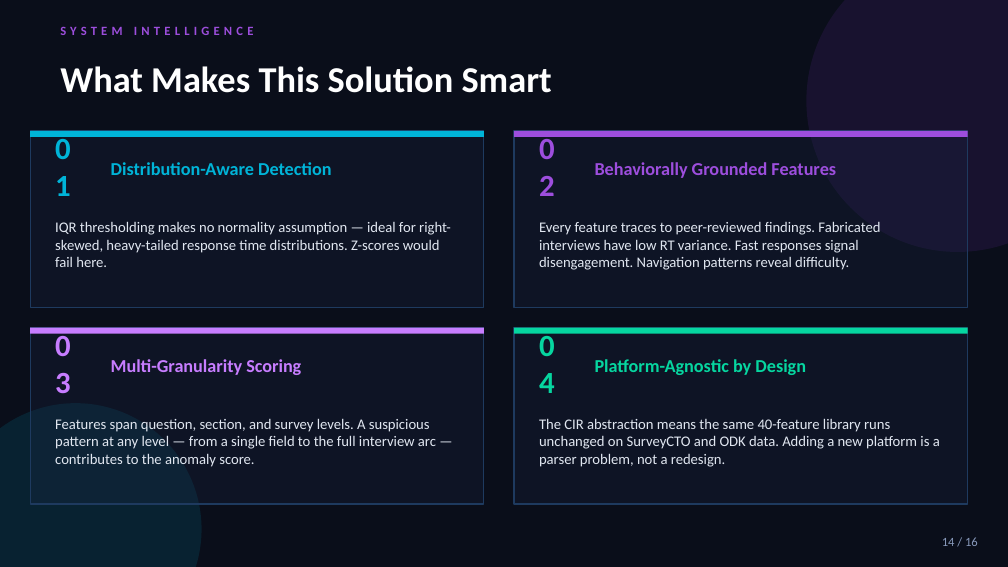
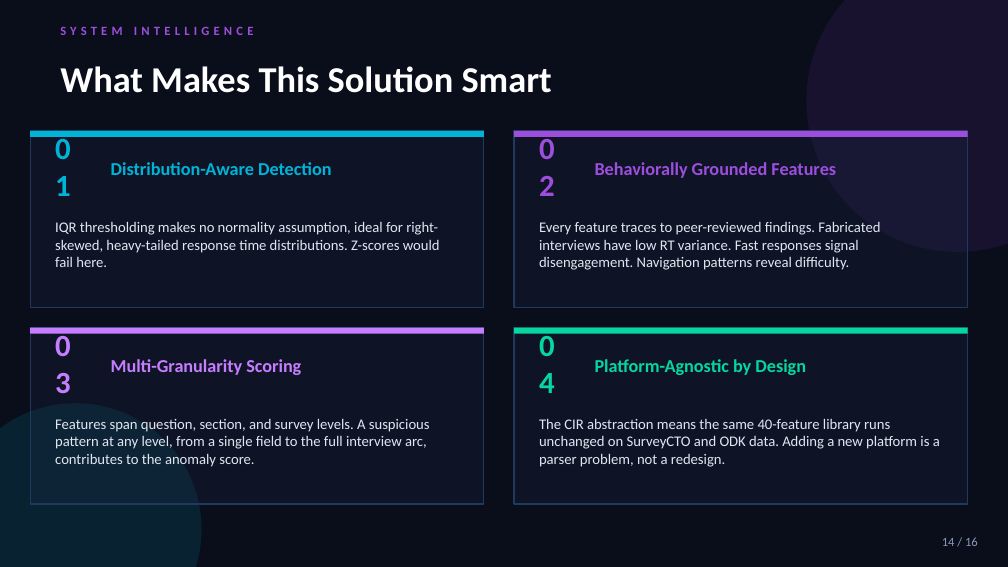
Before and after one commit to Samuelkaoma-eng/SKACE-TIME-DATA, a slide deck: slide 14 of docs/deliverables/Kaoma_Paradata_Presentation.pptx. Drawn at 1008x567 pixels with LibreOffice and Linux fonts; fonts in the diff are those of the drawing. Boxes give left, top, right and bottom in pixels: in the first picture for what was removed or moved away, otherwise in the second. Text is boxed around its words. In the diff, an @@ line names an element or a change of style, - is before the commit and + after.

```diff
--- a/docs/deliverables/Kaoma_Paradata_Presentation.pptx
+++ b/docs/deliverables/Kaoma_Paradata_Presentation.pptx
@@ text at [55, 221, 440, 267]: text changed @@
-IQR thresholding makes no normality assumption — ideal for right-skewed, heavy-tailed response time distributions. Z-scores would fail here.
+IQR thresholding makes no normality assumption, ideal for right-skewed, heavy-tailed response time distributions. Z-scores would fail here.
@@ text at [55, 418, 430, 467]: text changed @@
-Features span question, section, and survey levels. A suspicious pattern at any level — from a single field to the full interview arc — contributes to the anomaly score.
+Features span question, section, and survey levels. A suspicious pattern at any level, from a single field to the full interview arc, contributes to the anomaly score.
```
Also in this commit, not shown: 10 other slides changed, 6 other files.
